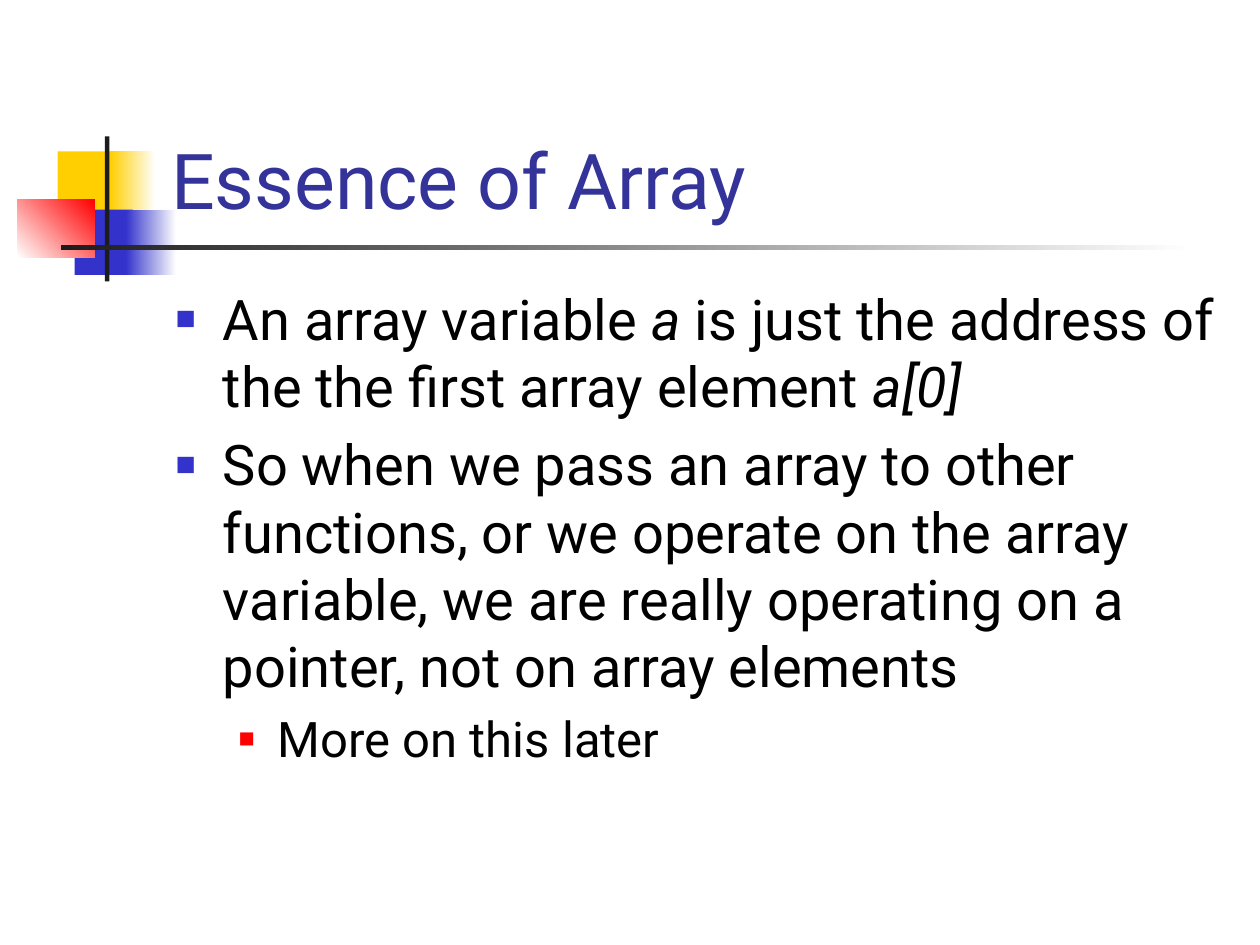
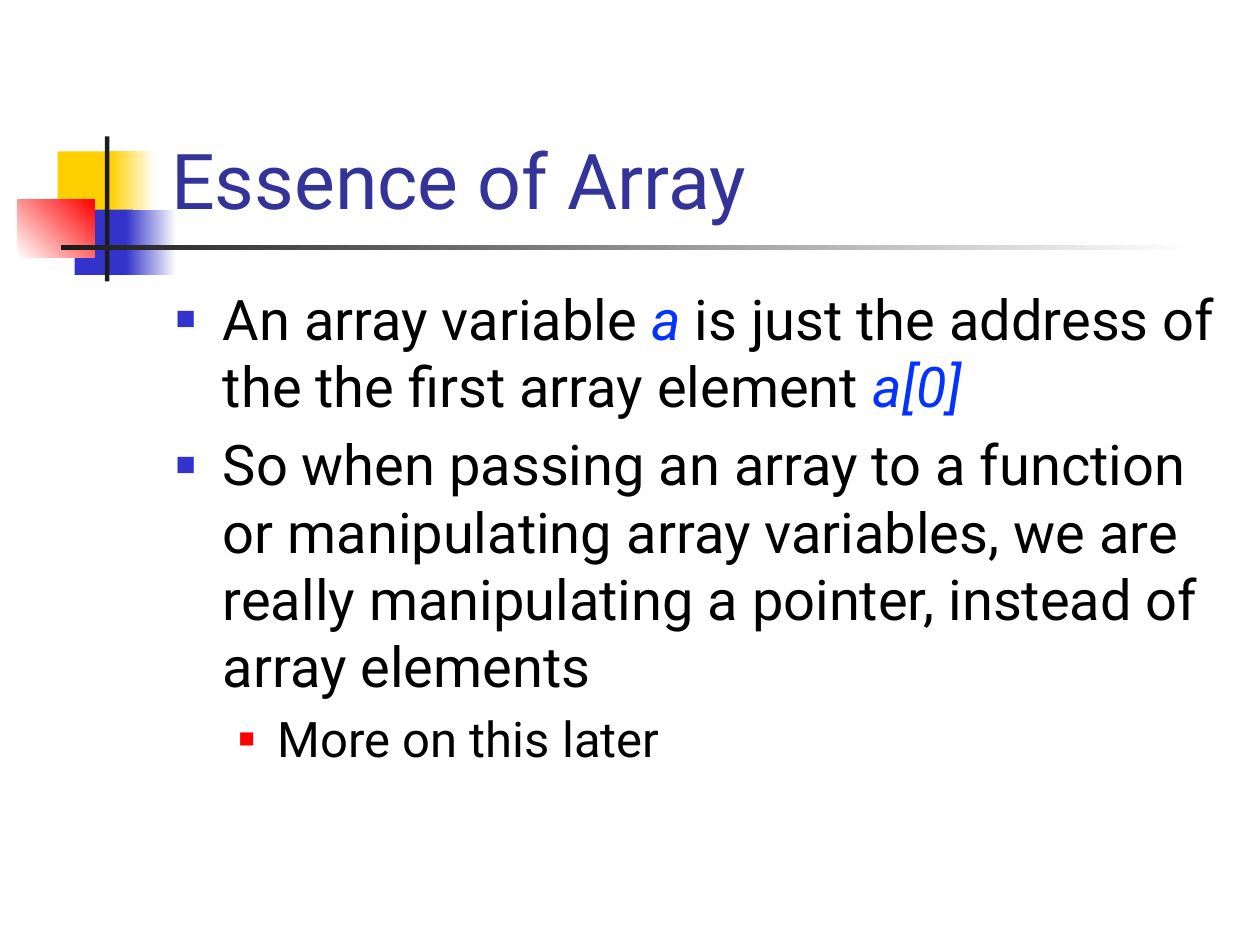
Before and after one commit to csslab-ustc/csslab-ustc.github.io, a slide deck: slide 13 of courses/sysprog/slides/lec02-charIO.pptx. Drawn at 1260x945 pixels with LibreOffice and Linux fonts; fonts in the diff are those of the drawing. Boxes give left, top, right and bottom in pixels: in the first picture for what was removed or moved away, otherwise in the second. Text is boxed around its words. In the diff, an @@ line names an element or a change of style, - is before the commit and + after.

```diff
--- a/courses/sysprog/slides/lec02-charIO.pptx
+++ b/courses/sysprog/slides/lec02-charIO.pptx
@@ text at bbox=[223, 297, 1214, 419]: text colour #000000 to #0432FF in "a a[0]" @@
@@ text at bbox=[223, 442, 1197, 699]: text changed @@
-■ So when we pass an array to other functions, or we operate on the array variable, we are really operating on a pointer, not on array elements
+■ So when passing an array to a function or manipulating array variables, we are really manipulating a pointer, instead of array elements
```
Also in this commit, not shown: 10 other slides changed, 2 other files.
